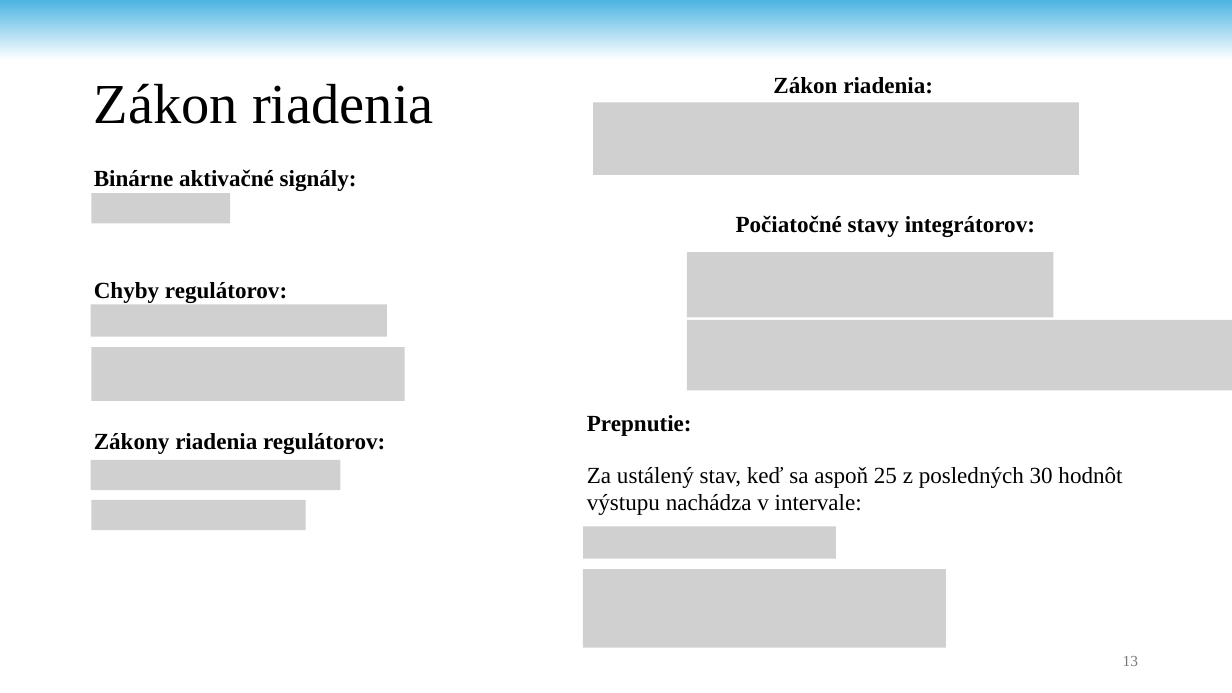
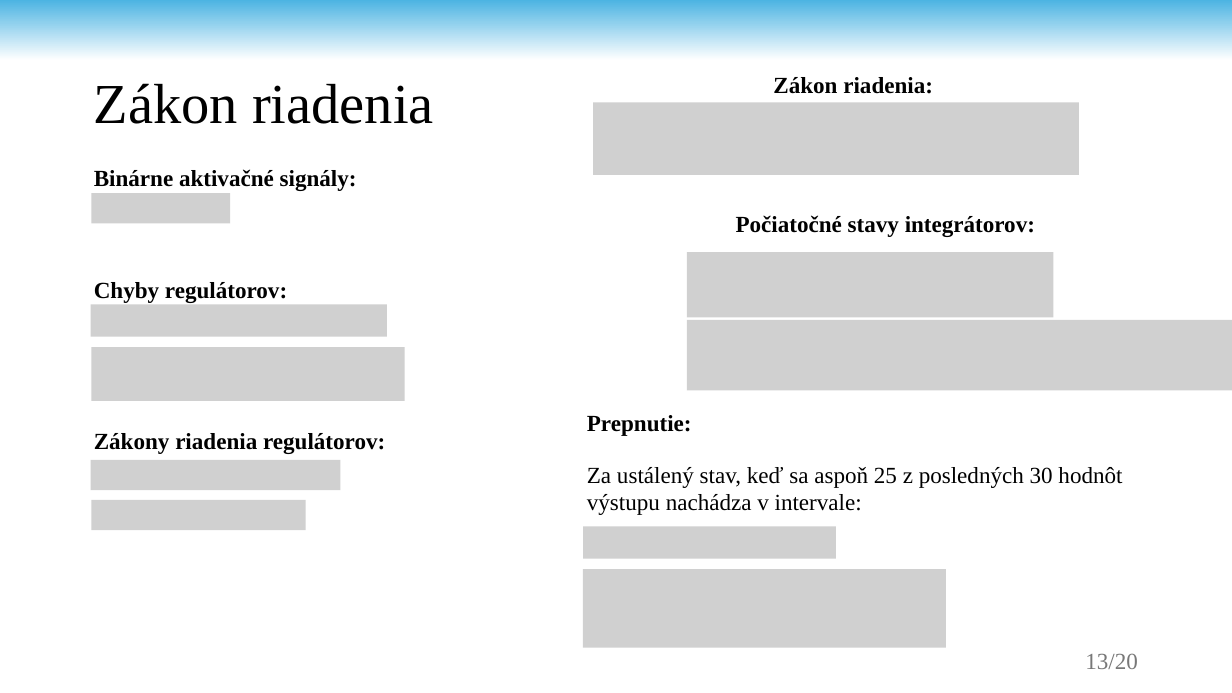
Before and after one commit to andrii-stoliar/DP-Stoliar, a slide deck: slide 13 of Prez/Prez.pptx. Drawn at 1232x693 pixels with LibreOffice and Linux fonts; fonts in the diff are those of the drawing; grey boxes stand for pictures; background and template pictures are left out. Boxes give left, top, right and bottom in pixels: in the first picture for what was removed or moved away, otherwise in the second. Text is boxed around its words. In the diff, an @@ line names an element or a change of style, - is before the commit and + after.

```diff
--- a/Prez/Prez.pptx
+++ b/Prez/Prez.pptx
@@ text at bbox=[1085, 653, 1138, 669]: text changed; size 12 to 18 pt @@
-13
+13/20
```
Also in this commit, not shown: 20 other slides changed, 1 other file.
